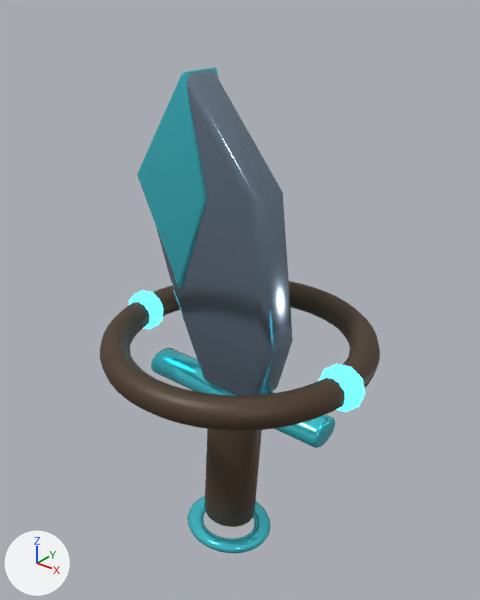
Two versions of the glTF model public/models/gear/dagger_v5.glb, one commit apart.
Camera for both pictures: a camera (50 mm lens) standing at (2.13, -2.65, 2.38) and looking at (-0.06, 0.08, 0.68). Lighting does not change. The marker at lower left points along +X, +Y and +Z. The older version comes first. Where no turn or scale is listed for an object, it has been applied to the vertices. Vertices at exactly the same position are counted once.

Objects in the first picture: 'FORTRESS_BAND_SECONDARY', 'FORTRESS_RIVET_EMISSIVE', 'FORTRESS_RIVET_EMISSIVE.001', 'GRIP_SECONDARY', 'KUKRI_BLADE_PRIMARY', 'KUKRI_EDGE_ACCENT', 'KUKRI_GUARD_ACCENT', 'POMMEL_ACCENT'.
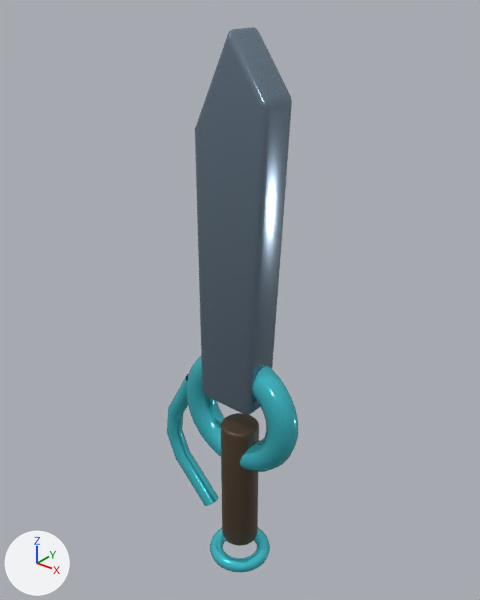
Pixel boxes (x1, y1, x2, y2) of what changed, in the pictures (480 x 600 px):
'TANTO_BLADE_PRIMARY', added: after (195, 27, 292, 415)
'KUKRI_BLADE_PRIMARY', deleted: before (156, 70, 293, 396)
'FORTRESS_BAND_SECONDARY', deleted (brown): before (100, 281, 380, 431)
'KUKRI_EDGE_ACCENT', deleted (cyan): before (137, 67, 219, 290)
'GRIP_SECONDARY', reshaped, moved: before (205, 429, 262, 527); after (221, 413, 259, 546)
'TANTO_CUP_GUARD_ACCENT', added (cyan): after (187, 356, 298, 472)
'POMMEL_ACCENT', reshaped, moved (27% narrower, 22% shorter): before (188, 496, 271, 553); after (210, 528, 270, 572)
'KUKRI_GUARD_ACCENT', deleted (cyan): before (151, 348, 335, 448)
'TANTO_KNUCKLE_BOW_ACCENT', added (cyan): after (167, 374, 219, 506)
'FORTRESS_RIVET_EMISSIVE.001', deleted (cyan): before (319, 364, 365, 412)
'FORTRESS_RIVET_EMISSIVE', deleted (cyan): before (129, 290, 163, 329)

What changed in the scene script:
```text
Change me_cylinder_016:
    used by ob_grip_secondary; location = (0.0, 0.0, -0.64)
    remove me_cylinder_016.from_pydata(...)  # 224 vertices, 444 faces; spans x -0.269..0.144, y -0.157..0.157, z -0.243..0.597
    add me_cylinder_016.from_pydata(...)  # 224 vertices, 444 faces; spans x -0.12..0.12, y -0.12..0.12, z -0.46..0.46
    me_cylinder_016 part 1: 224 of 224 vertices moved; they spanned x -0.269..0.144, y -0.157..0.157, z -0.243..0.597 and now span x -0.12..0.12, y -0.12..0.12, z -0.46..0.46; mean shift (0.062, 0.0, -0.177)
Change me_torus_049:
    used by ob_pommel_accent; location = (0.0, 0.0, -1.26)
    remove me_torus_049.from_pydata(...)  # 576 vertices, 1152 faces; spans x -0.397..0.202, y -0.262..0.262, z 0.239..0.314
    add me_torus_049.from_pydata(...)  # 576 vertices, 1152 faces; spans x -0.207..0.207, y -0.207..0.207, z -0.045..0.045
    me_torus_049 part 2: 576 of 576 vertices moved; they spanned x -0.397..0.202, y -0.262..0.262, z 0.239..0.314 and now span x -0.207..0.207, y -0.207..0.207, z -0.045..0.045; mean shift (0.097, 0.0, -0.276)
Add me_tanto_knuckle_bow:
    me_tanto_knuckle_bow.from_pydata(...)  # 84 vertices, 144 faces; spans x -0.635..-0.206, y -0.055..0.055, z -0.933..0.07
    me_tanto_knuckle_bow.materials.append(mat_deep_accent)  # cyan #50ddeb
Add me_torus_028:
    me_torus_028.from_pydata(...)  # a torus around y (ring radius 0.32, tube radius 0.095) spanning x -0.415..0.415, y -0.095..0.095, z -0.415..0.415
    me_torus_028.materials.append(mat_deep_accent)  # cyan #50ddeb
Add me_tanto_blade:
    me_tanto_blade.from_pydata(...)  # 162 vertices, 320 faces; spans x -0.22..0.25, y -0.12..0.12, z 0.05..2.16
    me_tanto_blade.materials.append(mat_deep_primary)  # greyish blue #8497aa
Remove ob_kukri_blade_primary:
    ob_kukri_blade_primary = bpy.data.objects.new('KUKRI_BLADE_PRIMARY', me_kukri_blade_001)
    ob_kukri_blade_primary.location = (0.0, 0.0, 0.0)
Remove ob_kukri_edge_accent:
    ob_kukri_edge_accent = bpy.data.objects.new('KUKRI_EDGE_ACCENT', me_kukri_edge_001)
    ob_kukri_edge_accent.location = (0.0, 0.0, 0.0)
Remove ob_kukri_guard_accent:
    ob_kukri_guard_accent = bpy.data.objects.new('KUKRI_GUARD_ACCENT', me_cylinder_015)
    ob_kukri_guard_accent.location = (0.0, 0.0, 0.02)
Change ob_grip_secondary:
    ob_grip_secondary.location: (0.0, 0.0, -0.64) -> (0.0, 0.0, -0.58)
Change ob_pommel_accent:
    ob_pommel_accent.location: (0.0, 0.0, -1.26) -> (0.0, 0.0, -1.16)
Remove ob_fortress_band_secondary:
    ob_fortress_band_secondary = bpy.data.objects.new('FORTRESS_BAND_SECONDARY', me_torus_050)
    ob_fortress_band_secondary.location = (0.0, 0.0, 0.467)
Remove ob_fortress_rivet_emissive:
    ob_fortress_rivet_emissive = bpy.data.objects.new('FORTRESS_RIVET_EMISSIVE', me_icosphere_014)
    ob_fortress_rivet_emissive.location = (-0.72, -0.06, 0.467)
Remove ob_fortress_rivet_emissive_001:
    ob_fortress_rivet_emissive_001 = bpy.data.objects.new('FORTRESS_RIVET_EMISSIVE.001', me_icosphere_015)
    ob_fortress_rivet_emissive_001.location = (0.72, -0.06, 0.467)
Add ob_tanto_knuckle_bow_accent:
    ob_tanto_knuckle_bow_accent = bpy.data.objects.new('TANTO_KNUCKLE_BOW_ACCENT', me_tanto_knuckle_bow)
    ob_tanto_knuckle_bow_accent.location = (0.0, 0.0, 0.0)
Add ob_tanto_cup_guard_accent:
    ob_tanto_cup_guard_accent = bpy.data.objects.new('TANTO_CUP_GUARD_ACCENT', me_torus_028)
    ob_tanto_cup_guard_accent.location = (0.0, 0.0, -0.02)
Add ob_tanto_blade_primary:
    ob_tanto_blade_primary = bpy.data.objects.new('TANTO_BLADE_PRIMARY', me_tanto_blade)
    ob_tanto_blade_primary.location = (0.0, 0.0, 0.0)
```
